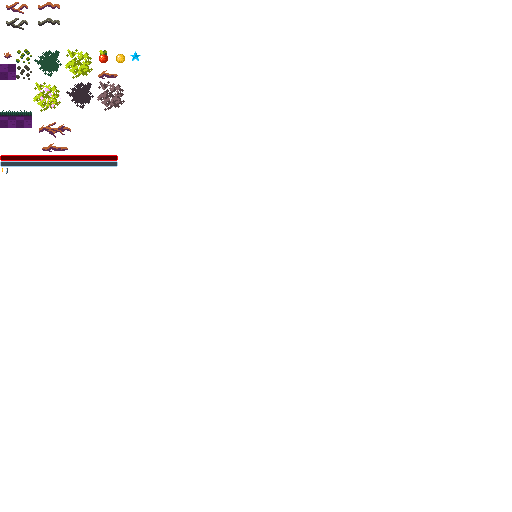
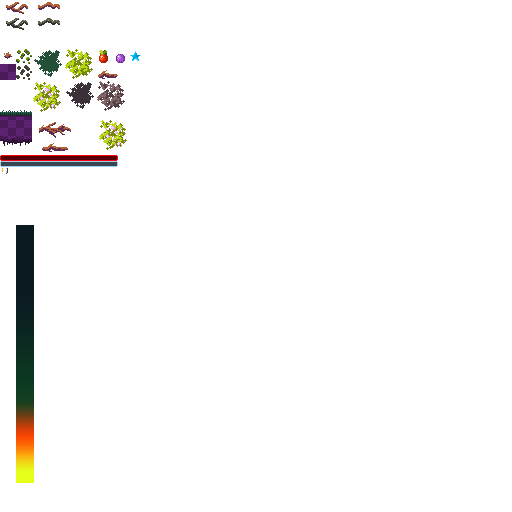
Two versions of the same layered image (512px x 512px). Layer-by-layer changes:
added layer "gradient" above "tiles" over (16, 225, 34, 483)
painted on "tiles" over (0, 54, 127, 150)
